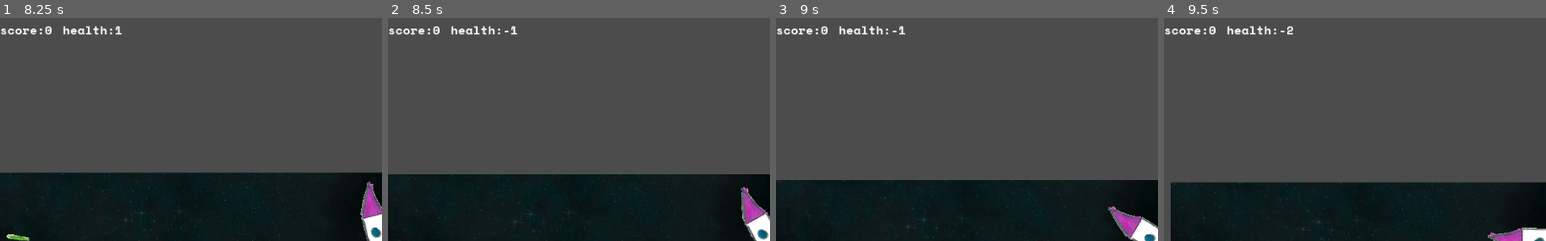
Above: before the commit, frames 1-4 (left to right).
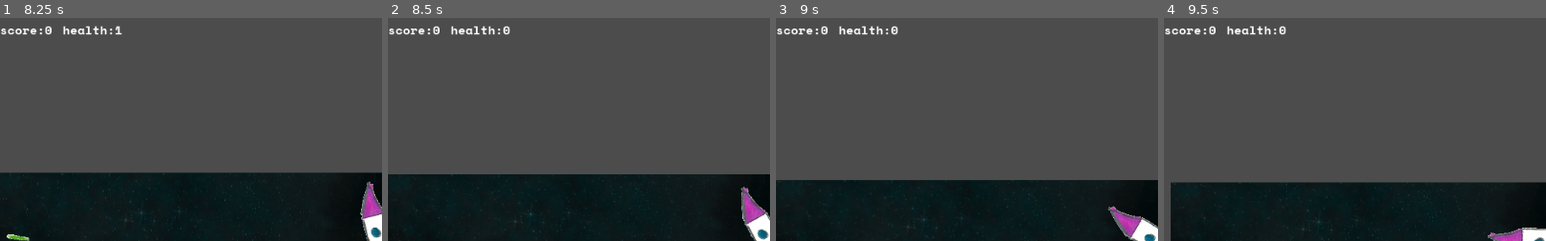
Above: after the commit, the same moments.

Repository: the-g-force/FamJam-April2020
Game: Godot game, scene res://src/Level.tscn
Two runs of this game, one before a commit and one after it. Both use one fixed random seed, a clock stepped at 60 frames per second and the inputs below. Sound files missing from this copy of the repository are replaced by a short silence.
Inputs:
- Up to frame 1 (8.25 s): hold Right (TurnRight) 0.53-1.28 s; tap Space (Fire) every 0.75 s from 0.6 to 8.1 s; hold Left (TurnLeft) 1.28-2.03 s; hold Right (TurnRight) 2.03-2.78 s; hold Up (Thrust) 2.78-3.53 s; hold Left (TurnLeft) 3.53-5.78 s; hold Right (TurnRight) 5.78-6.53 s; hold Up (Thrust) 6.53-7.28 s; hold Right (TurnRight) 7.28-8.03 s; hold Left (TurnLeft) from 8.03 s (still down)
- Up to frame 2 (8.5 s): keep holding Left (TurnLeft)
- Up to frame 3 (9 s): keep holding Left (TurnLeft); tap Space (Fire) at 8.85 s
- Up to frame 4 (9.5 s): keep holding Left (TurnLeft)
The pictures show only the part of the screen within x 0-50%, y 1-51%; the shares and areas given below are measured in that part.

Frame 1 is identical in both runs. In frame 2, 0.1% of the frame differs, in the area x 30-34%, y 3-8%; in frame 3, 0.1%; in frame 4, 0.1%.

Commit message:
Add health cannot go negative

Diff:
--- a/project/src/HUD.gd
+++ b/project/src/HUD.gd
@@ -4,5 +4,6 @@
 onready var scoretracker = $HBoxContainer/Score
 
 func _process(delta):
-	healthtracker.text = "health:" + str(PlayerStats.health)
+	if PlayerStats.health >= 0:
+		healthtracker.text = "health:" + str(PlayerStats.health)
 	scoretracker.text = "score:" + str(PlayerStats.score) + " "
